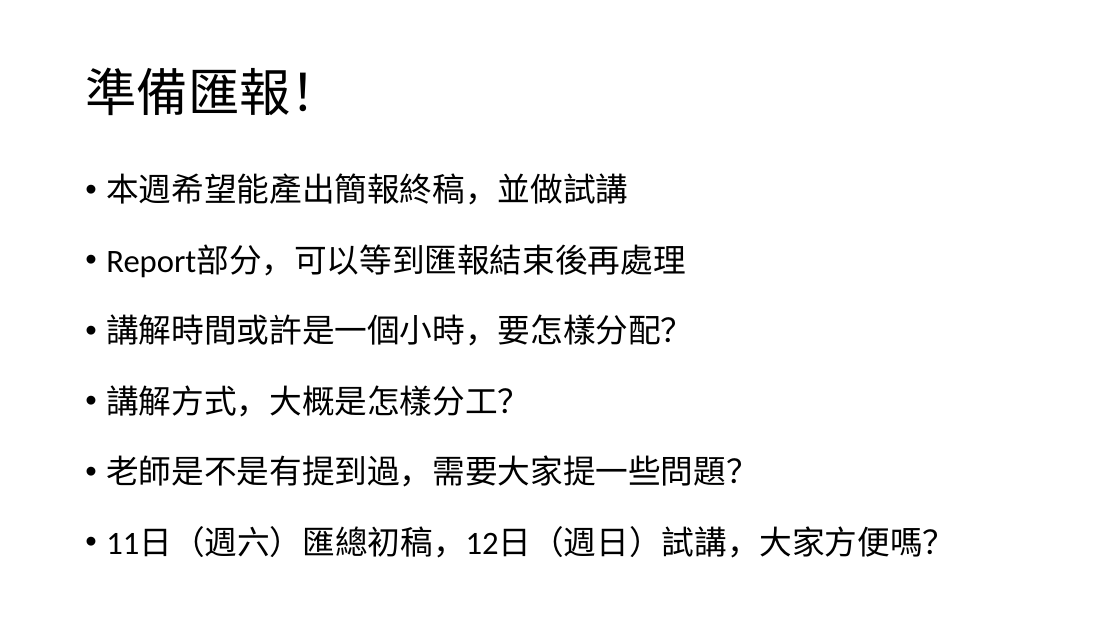
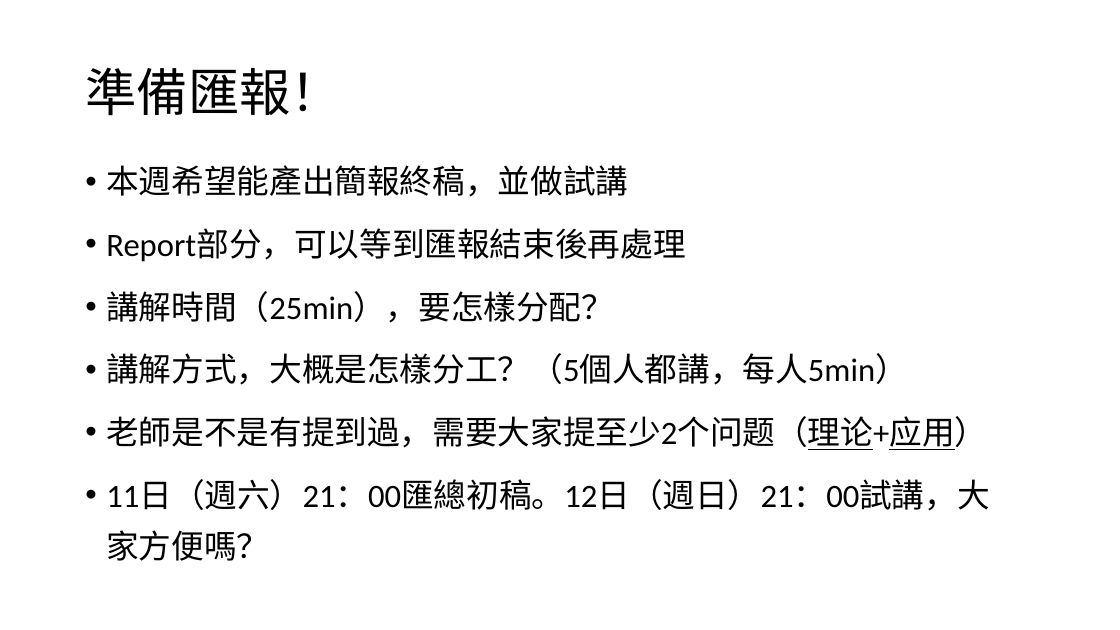
Before and after one commit to Red-Brickk/24Spring-MultivariatePJ-Laplacian_Eigenmap, a slide deck: slide 2 of Weekly Meeting/0504Meeting.pptx. Drawn at 1120x630 pixels with LibreOffice and Linux fonts; fonts in the diff are those of the drawing. Boxes give left, top, right and bottom in pixels: in the first picture for what was removed or moved away, otherwise in the second. Text is boxed around its words. In the diff, an @@ line names an element or a change of style, - is before the commit and + after.

```diff
--- a/Weekly Meeting/0504Meeting.pptx
+++ b/Weekly Meeting/0504Meeting.pptx
@@ text at (106,165,685,262): line spacing 1.5 to 1.3 @@
@@ text at (106,291,989,561): text changed @@
-• 講解時間或許是一個小時，要怎樣分配？
-• 講解方式，大概是怎樣分工？
-• 老師是不是有提到過，需要大家提一些問題？
-• 11日（週六）匯總初稿，12日（週日）試講，大家方便嗎？
+• 講解時間（25min），要怎樣分配？
+• 講解方式，大概是怎樣分工？（5個人都講，每人5min）
+• 老師是不是有提到過，需要大家提至少2个问题（理论+应用）
+• 11日（週六）21：00匯總初稿。12日（週日）21：00試講，大家方便嗎？
```
Also in this commit, not shown: 1 other file.
